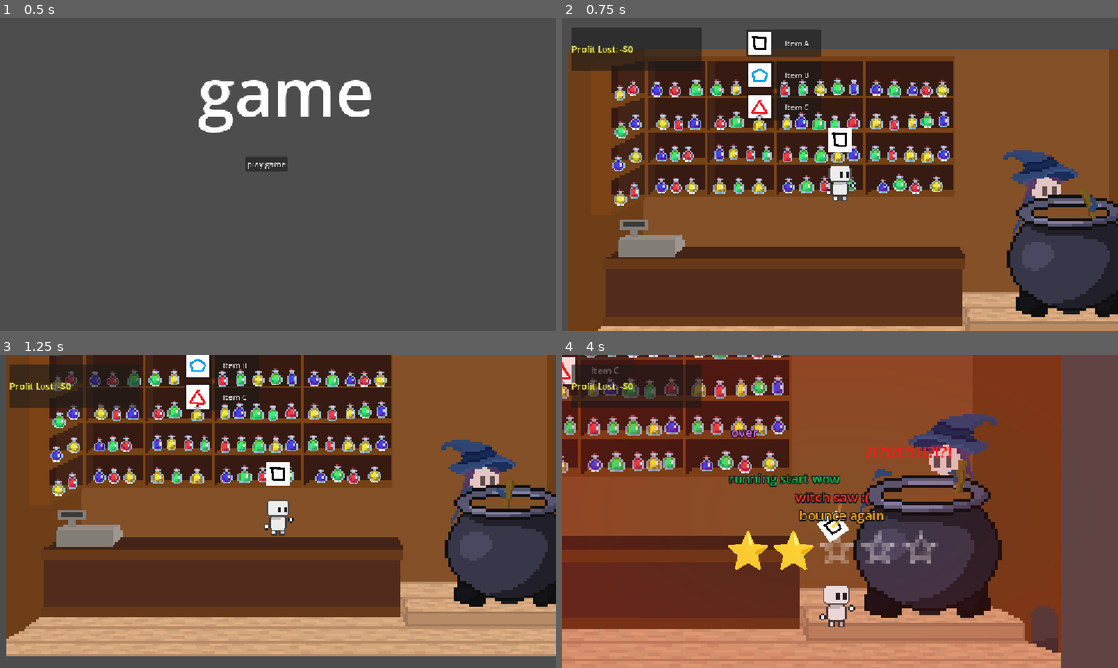
Above: before the commit, frames 1-4 (two rows, left to right).
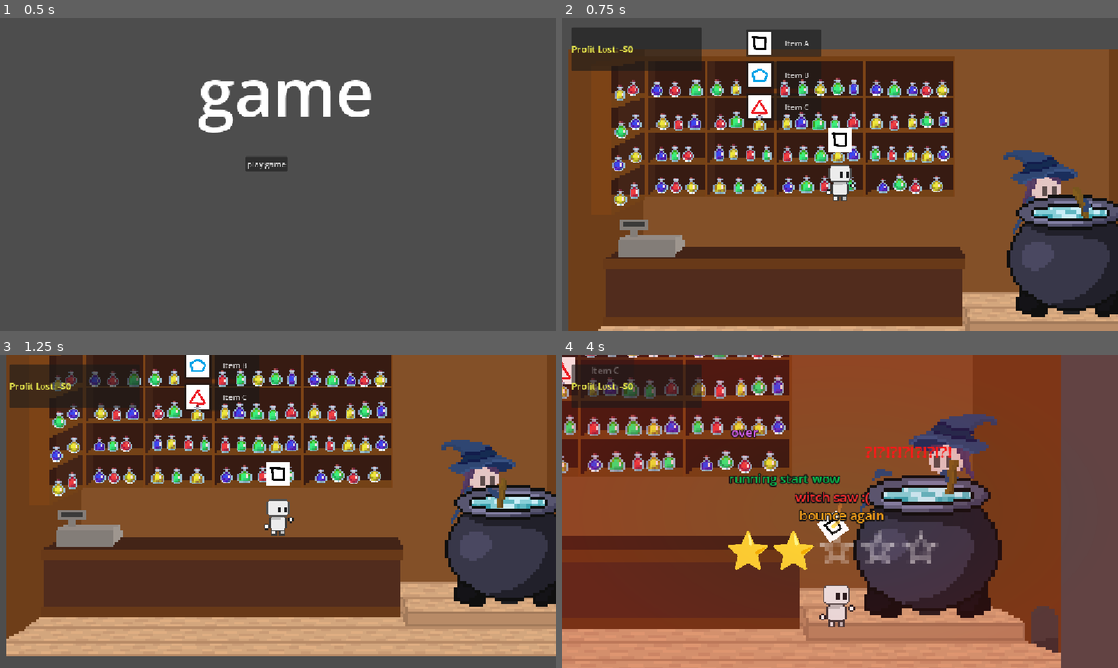
Above: after the commit, the same moments.

Repository: AntAntL/Jame-Gam-Oct2026_RAH
Game: Godot game, scene res://mainmenu.tscn
The game is run twice, just before and just after one commit, with the same random seed, the same clock (stepped at 60 frames per second) and the same inputs. The engine's default icon, where the game draws it, is replaced by a stand-in: a white triangle on a blue panel in a dark square.
Inputs (mouse positions are in pixels of both pictures, inside the frame that each line leads up to):
- Up to frame 1 (0.5 s): no input
- Up to frame 2 (0.75 s): click "play game" at 0.5 s
- Up to frame 3 (1.25 s): no input
- Up to frame 4 (4 s): tap Enter at 1.25 s; move the mouse to (962, 495) at 1.27 s; hold D (right) 1.28-2 s; tap F (throw) at 1.35, 2.85 s; click (962, 495) at 1.42 s; tap W (jump) at 1.52, 1.82 s; drag from (856, 508) to (1001, 542) at 2.02 s; move the mouse to (895, 442) at 2.77 s; hold D (right) 2.78-3.5 s; drag from (812, 574) to (673, 464) at 3.52 s

Frame 1 is identical in both runs. In frame 2, 0.5% of the frame differs, in the area x 84-98%, y 56-64%; in frame 3, 0.5%; in frame 4, 0.8%, in the area x 57-74%, y 33-47%.

Commit message:
error sfx working

Diff:
--- a/cauldron.tscn
+++ b/cauldron.tscn
@@ -3,6 +3,7 @@
 [ext_resource type="Texture2D" uid="uid://ddriveqpufurn" path="res://Objects/Sprites/World/Unorganized/Cauldron.png" id="1_5qdwy"]
 [ext_resource type="Script" uid="uid://du0pk08sa2f7j" path="res://item_area.gd" id="2_0t22i"]
 [ext_resource type="Texture2D" uid="uid://bfipb8mvdqvyh" path="res://Objects/Sprites/World/Unorganized/Water_Splash.png" id="3_q3ljf"]
+[ext_resource type="Texture2D" uid="uid://dsd0u0ukembid" path="res://Objects/Sprites/World/Unorganized/WaterCauld.png" id="4_a7jlv"]
 
 [sub_resource type="CircleShape2D" id="CircleShape2D_r300x"]
 radius = 48.04165
@@ -78,12 +79,17 @@
 position = Vector2(-2.524355e-29, -85)
 scale = Vector2(4.37, 4.37)
 sprite_frames = SubResource("SpriteFrames_r300x")
-frame = 1
-frame_progress = 0.3701743
+frame = 3
+frame_progress = 0.44989082
 
 [node name="Timer" type="Timer" parent="WaterSplash" unique_id=812258112]
 wait_time = 0.3
 one_shot = true
 
+[node name="WaterCauld" type="Sprite2D" parent="." unique_id=1381113595]
+position = Vector2(-1.000001, 21.999989)
+scale = Vector2(2.995, 4.35)
+texture = ExtResource("4_a7jlv")
+
 [connection signal="body_entered" from="ItemArea" to="ItemArea" method="_on_body_entered"]
 [connection signal="timeout" from="WaterSplash/Timer" to="ItemArea" method="_on_timer_timeout"]
--- a/item.gd
+++ b/item.gd
@@ -13,6 +13,8 @@
 const WATER_LIGHT = preload("res://Objects/SFX/LWater.wav")
 const WATER_NORMAL = preload("res://Objects/SFX/NWater.wav")
 const WATER_HEAVY = preload("res://Objects/SFX/HWater.wav")
+
+const ERROR = preload("res://Objects/SFX/Error.wav")
 
 var item_name: String = "item"
 var item_texture: Texture2D = null
@@ -128,7 +130,7 @@
 			trail_line.points = pts
 
 		# Check if settled on the ground
-		if linear_velocity.length() < 15.0 and global_position.y > 440.0 and air_time > 0.4:
+		if linear_velocity.length() < 2.0 and angular_velocity < 2.0:
 			is_in_flight = false
 			if trail_line:
 				trail_line.visible = false
@@ -139,6 +141,8 @@
 			# Fail text
 			TrickPopup.spawn(get_parent(), global_position, "FAIL!!!!!!!!", Color(0.816, 0.224, 0.0, 1.0))
 			trigger_fall_alert()
+
+			play_sound(ERROR)
 
 	# Proximity pickup: if player is close (< 80px) and presses E
 	var player = get_tree().get_first_node_in_group("player")
--- a/witch.tscn
+++ b/witch.tscn
@@ -58,9 +58,9 @@
 [node name="CollisionPolygon2D" type="CollisionPolygon2D" parent="Area2D" unique_id=167269010]
 polygon = PackedVector2Array(63, -38, 492, -206, 497, 184, 59, 16)
 
-[node name="AnimatedSprite2D" type="AnimatedSprite2D" parent="." unique_id=776794694]
+[node name="Mixing" type="AnimatedSprite2D" parent="." unique_id=776794694]
 z_index = 3
-position = Vector2(96.8, 43.800003)
+position = Vector2(82.00001, 44)
 scale = Vector2(4.19, 4.19)
 sprite_frames = SubResource("SpriteFrames_r300x")
 autoplay = "default"
Not shown, added: world.tscn161599988848.tmp
